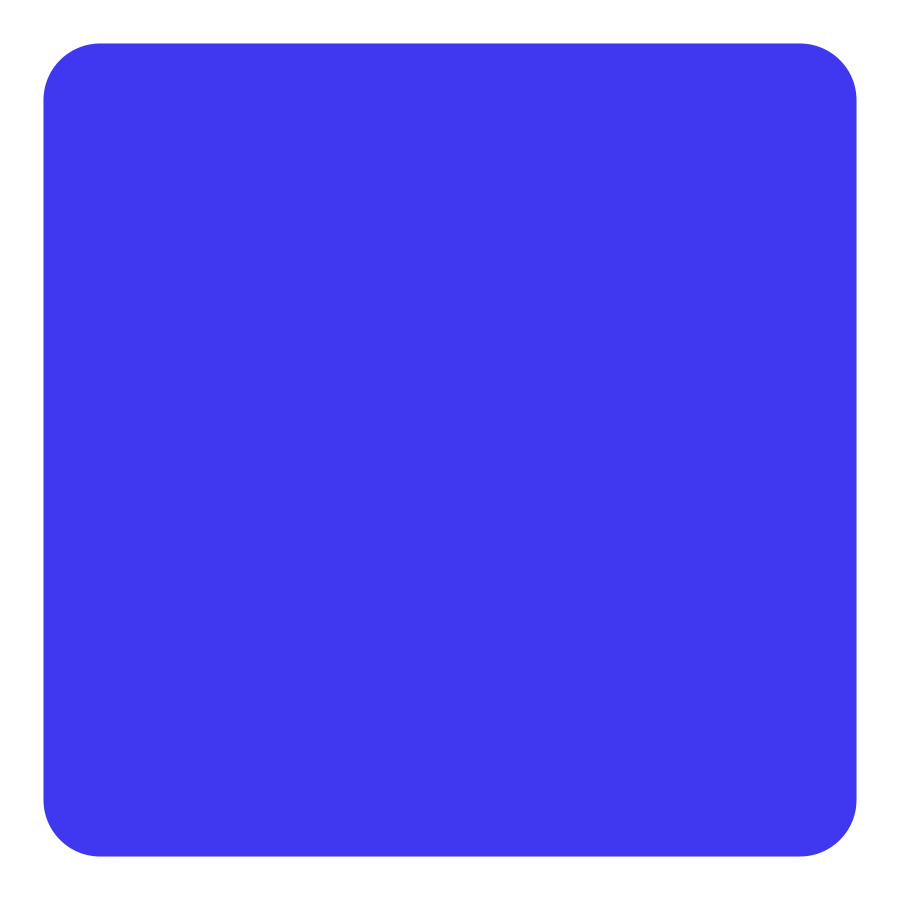
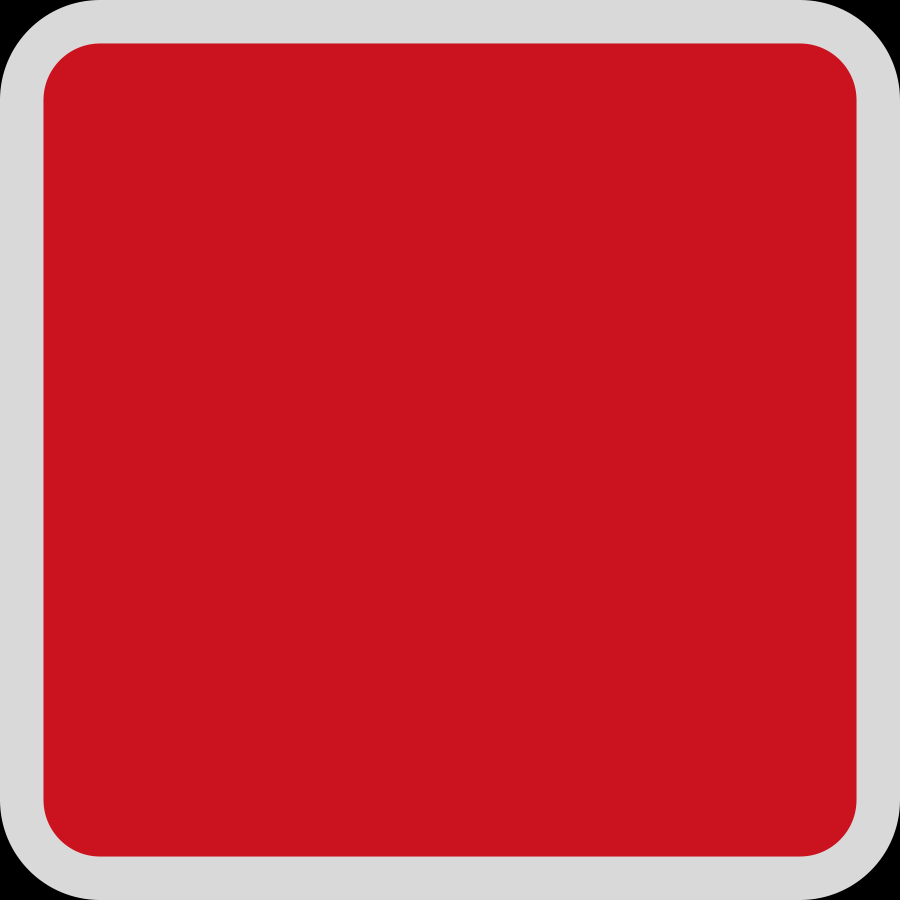
Layered file, before and after one edit (900 × 900). Changes by layer:
hid "Rectángulo redondeado 1 copia", opacity 85% → 100% over [0, 0, 900, 900]
showed "Rectángulo redondeado 1" over [0, 0, 900, 900]
painted on "Capa 1" over [0, 0, 900, 900]
